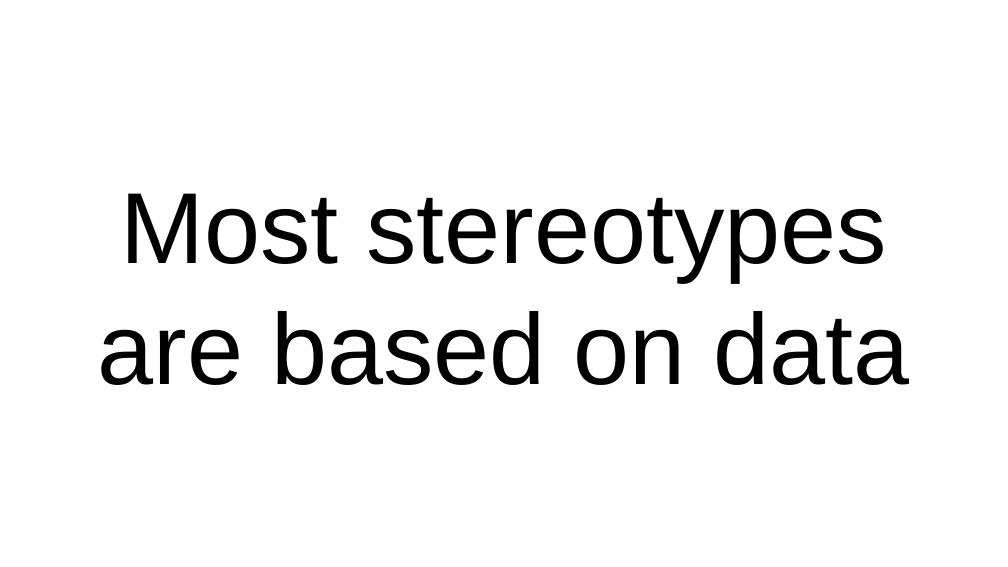
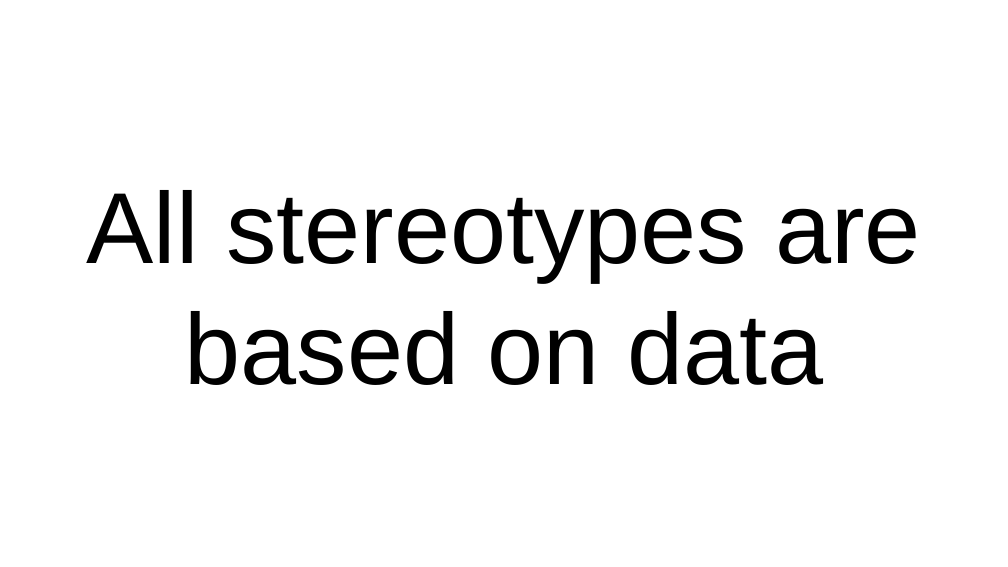
Before and after one commit to dssg/MLinPractice, a slide deck: slide 13 of Lectures/Lecture12-EthicsOverview.pptx (slide 12 before the commit). Drawn at 1008x567 pixels with LibreOffice and Linux fonts; fonts in the diff are those of the drawing. Boxes give left, top, right and bottom in pixels: in the first picture for what was removed or moved away, otherwise in the second. Text is boxed around its words. In the diff, an @@ line names an element or a change of style, - is before the commit and + after.

```diff
--- a/Lectures/Lecture12-EthicsOverview.pptx
+++ b/Lectures/Lecture12-EthicsOverview.pptx
@@ title at box(87, 190, 921, 385): text changed @@
-Most stereotypes are based on data
+All stereotypes are based on data
```
Also in this commit, not shown: 4 other slides changed, 3 slides added, 3 slides removed, 1 other file.
